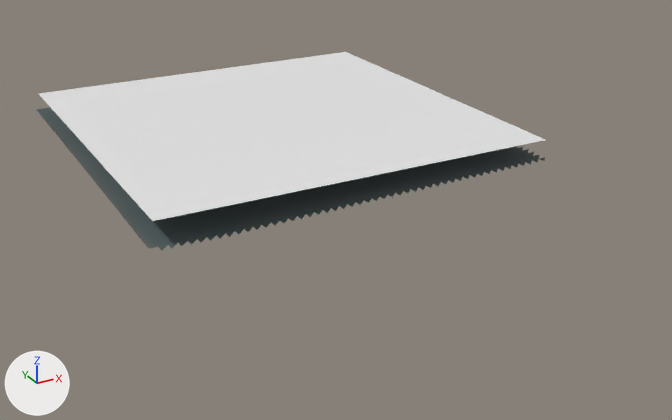
The glTF model eloria-assets/maps/continent-v2/coilmere/client/chunks/05_13/world.glb, before and after one commit.
One viewpoint serves both versions: a 50 mm camera at (-571.2, -488.8, 72.9) aimed at (-474.2, -312.6, -15.3). The lights are fixed; the arrows at lower left show +X, +Y and +Z. The picture after the commit comes second. Where no turn or scale is listed for an object, it has been applied to the vertices. Vertices at exactly the same position are counted once.

Script lines for the objects in view, before the commit:
```python
me_authoredground_coilmerebase_coilmere_05_13 = bpy.data.meshes.new('AuthoredGround_coilmereBase_coilmere_05_13')
me_authoredground_coilmerebase_coilmere_05_13.from_pydata(...)  # 2496 vertices, 4608 faces; spans x 2405.0..2503.0, y -8339.0..-8241.0, z -6.3..-2.6
me_authoredground_coilmerebase_coilmere_05_13.materials.append(mat_authored_coilmerebase)  # its picture is missing
me_terrain_coilmere_05_13 = bpy.data.meshes.new('Terrain_coilmere_05_13')
me_terrain_coilmere_05_13.from_pydata(...)  # 2401 vertices, 4608 faces; spans x 2405.0..2501.0, y -8337.0..-8241.0, z -6.3..-2.6
me_terrain_coilmere_05_13.materials.append(mat_continental_ground)  # its picture is missing
me_water_coilmere_05_13 = bpy.data.meshes.new('Water_coilmere_05_13')
me_water_coilmere_05_13.from_pydata([(2406.0, -8242.0, 0.0), (2406.0, -8338.0, 0.0), (2502.0, -8338.0, 0.0), (2502.0, -8242.0, 0.0)], [], [(0, 1, 2), (2, 3, 0)])
me_water_coilmere_05_13.materials.append(mat_water_sea)  # its picture is missing
ob_authoredground_coilmerebase_coilmere_05_13 = bpy.data.objects.new('AuthoredGround_coilmereBase_coilmere_05_13', me_authoredground_coilmerebase_coilmere_05_13)
ob_authoredground_coilmerebase_coilmere_05_13.location = (-2930.0, 8007.0, 0.0)
ob_terrain_coilmere_05_13 = bpy.data.objects.new('Terrain_coilmere_05_13', me_terrain_coilmere_05_13)
ob_terrain_coilmere_05_13.location = (-2930.0, 8007.0, 0.0)
ob_water_coilmere_05_13 = bpy.data.objects.new('Water_coilmere_05_13', me_water_coilmere_05_13)
ob_water_coilmere_05_13.location = (-2930.0, 8007.0, 0.0)
```
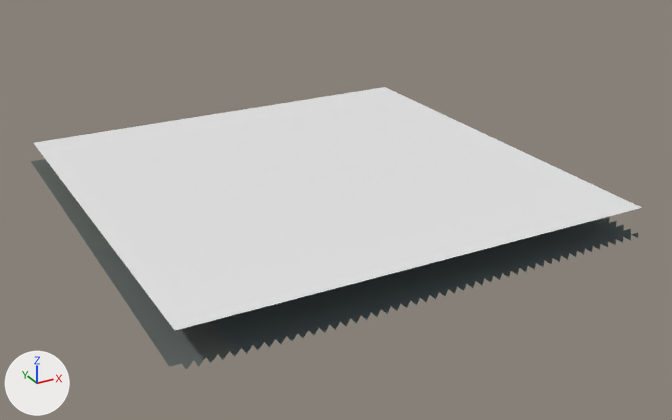
Where the change shows, as pixel boxes [x1, y1, x2, y2] in the pictures (672 x 420 px):
'Water_coilmere_05_13', mesh moved: before [39, 52, 545, 221]; after [34, 87, 642, 330]
'AuthoredGround_coilmereBase_coilmere_05_13', reshaped (20% wider, 48% taller): before [39, 108, 545, 250]; after [33, 160, 638, 370]
'Terrain_coilmere_05_13', reshaped (mostly hidden): before [36, 108, 154, 248]; after [31, 159, 182, 367]

The change in detail:
me_terrain_coilmere_05_13 is used by ob_terrain_coilmere_05_13; location (-2930.0, 8007.0, 0.0).
me_terrain_coilmere_05_13 had 2401 vertices, 4608 faces and spanned x 2405.0..2501.0, y -8337.0..-8241.0, z -6.3..-2.6.
me_terrain_coilmere_05_13 now has 2401 vertices, 4608 faces and spans x 2395.0..2491.0, y -8377.0..-8281.0, z -7.2..-3.6.
me_terrain_coilmere_05_13 part 1: 2401 of 2401 vertices moved; they spanned x 2405.0..2501.0, y -8337.0..-8241.0, z -6.3..-2.6 and now span x 2395.0..2491.0, y -8377.0..-8281.0, z -7.2..-3.6; mean shift (-10.0, -40.0, -1.0).
me_water_coilmere_05_13 is used by ob_water_coilmere_05_13; location (-2930.0, 8007.0, 0.0).
me_water_coilmere_05_13 had 4 vertices, 2 faces and spanned x 2406.0..2502.0, y -8338.0..-8242.0, z 0.0.
me_water_coilmere_05_13 now has 4 vertices, 2 faces and spans x 2396.0..2492.0, y -8378.0..-8282.0, z 0.0.
me_water_coilmere_05_13 part 2: the whole mesh is moved by (-10.0, -40.0, 0.0).
me_authoredground_coilmerebase_coilmere_05_13 is used by ob_authoredground_coilmerebase_coilmere_05_13; location (-2930.0, 8007.0, 0.0).
me_authoredground_coilmerebase_coilmere_05_13 had 2496 vertices, 4608 faces and spanned x 2405.0..2503.0, y -8339.0..-8241.0, z -6.3..-2.6.
me_authoredground_coilmerebase_coilmere_05_13 now has 2496 vertices, 4608 faces and spans x 2395.0..2493.0, y -8379.0..-8281.0, z -7.2..-3.6.
me_authoredground_coilmerebase_coilmere_05_13 part 3: 2496 of 2496 vertices moved; they spanned x 2405.0..2503.0, y -8339.0..-8241.0, z -6.3..-2.6 and now span x 2395.0..2493.0, y -8379.0..-8281.0, z -7.2..-3.6; mean shift (-10.0, -40.0, -1.0).
